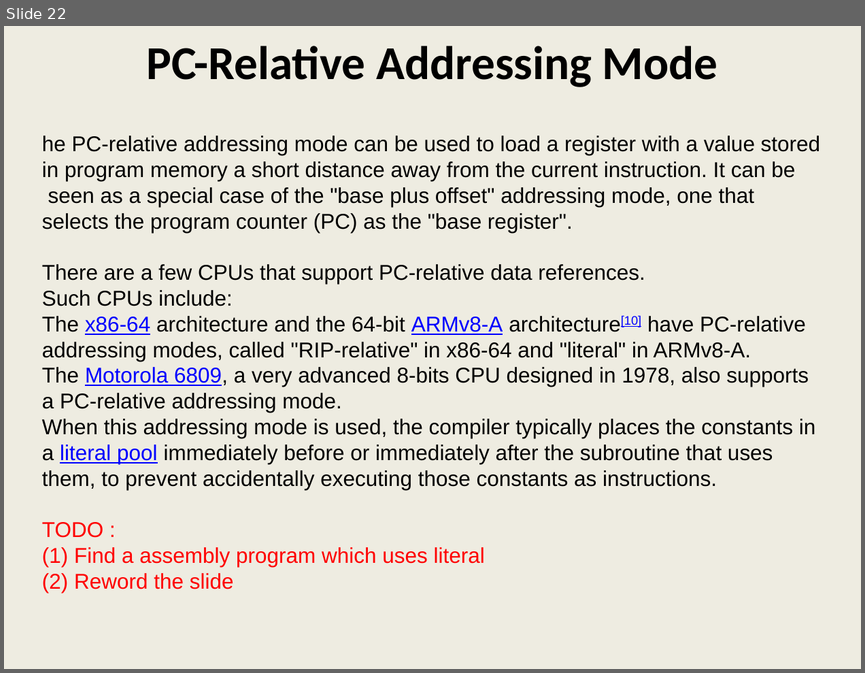
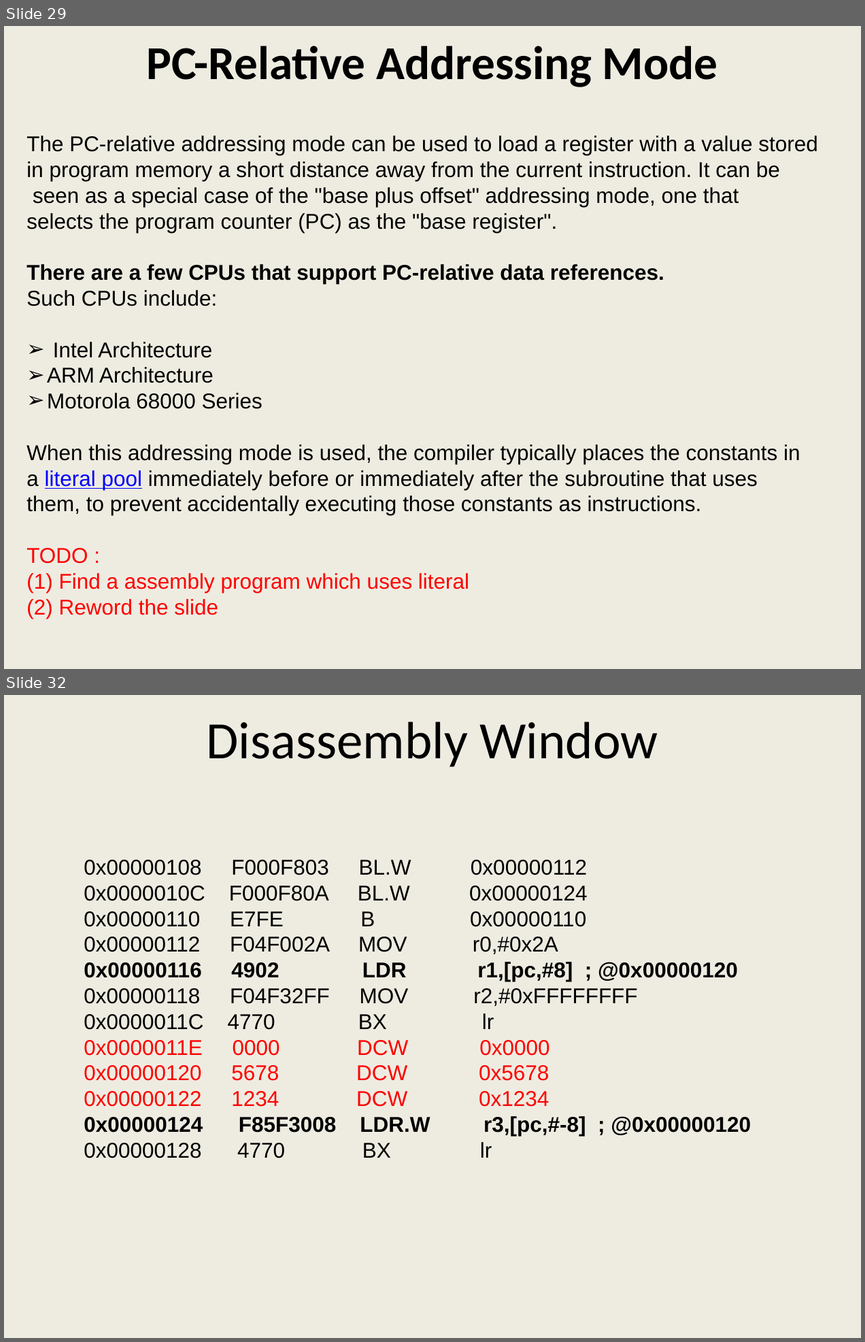
Before and after one commit to girishsukukumar/ARM-Architecture, a slide deck: Module-5.pptx. Shown one above the other, each under a label of ours: slide 22 before the commit, slides 29 and 32 after it; the slides between them are not shown. The pictures are 865x673 and 865x1342 pixels, drawn with LibreOffice and Linux fonts; fonts in the diff are those of the drawing. Boxes give left, top, right and bottom in pixels: in the first picture for what was removed or moved away, otherwise in the second. Text is boxed around its words. In the diff, an @@ line names an element or a change of style, - is before the commit and + after.

```diff
--- a/Module-5.pptx
+++ b/Module-5.pptx
@@ slide 32 added at [4,695,861,1338], background #EEECE1 @@
@@ text added at [206,722,657,767], 44 pt, text #000000 @@
+Disassembly Window
@@ text added at [84,860,751,1157], 18 pt, text #000000 @@
+0x00000108 F000F803 BL.W 0x00000112
+0x0000010C F000F80A BL.W 0x00000124
+0x00000110 E7FE B 0x00000110
+0x00000112 F04F002A MOV r0,#0x2A
+0x00000116 4902 LDR r1,[pc,#8] ; @0x00000120
+0x00000118 F04F32FF MOV r2,#0xFFFFFFFF
+0x0000011C 4770 BX lr
+0x0000011E 0000 DCW 0x0000
+0x00000120 5678 DCW 0x5678
+0x00000122 1234 DCW 0x1234
+0x00000124 F85F3008 LDR.W r3,[pc,#-8] ; @0x00000120
+0x00000128 4770 BX lr
@@ what was slide 22 is now slide 29 @@
@@ slide 29 changed as well @@
@@ text "The PC-relative addressing mode can ...": place and size @@
-text "The PC-relative addressing mode can ..." at [42,135,820,589]
+text "The PC-relative addressing mode can ..." at [26,135,818,615]
@@ text at [26,135,818,155]: text changed @@
-he PC-relative addressing mode can be used to load a register with a value stored
+The PC-relative addressing mode can be used to load a register with a value stored
@@ text at [26,264,664,284]: bold on in "There are a few CPUs that support ..." @@
@@ text at [47,342,262,409]: text changed @@
-The x86-64 architecture and the 64-bit ARMv8-A architecture[10] have PC-relative
-addressing modes, called "RIP-relative" in x86-64 and "literal" in ARMv8-A.
-The Motorola 6809, a very advanced 8-bits CPU designed in 1978, also supports
-a PC-relative addressing mode.
+➢ Intel Architecture
+➢ ARM Architecture
+➢ Motorola 68000 Series
```
Also in this commit, not shown: 5 other slides changed, 23 other slides added, 1 slide removed.
